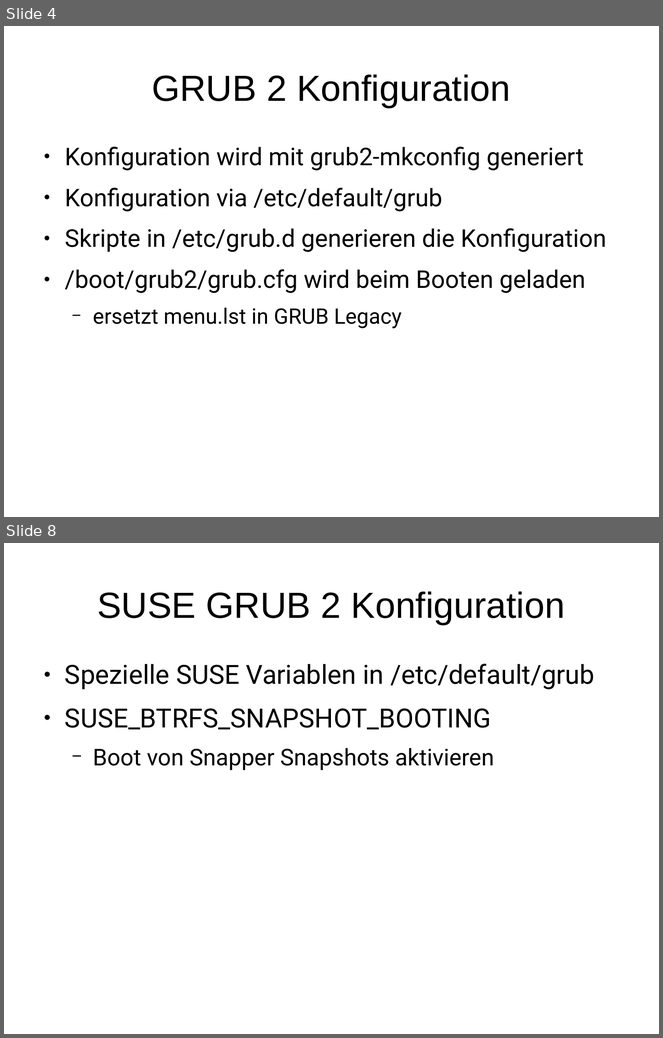
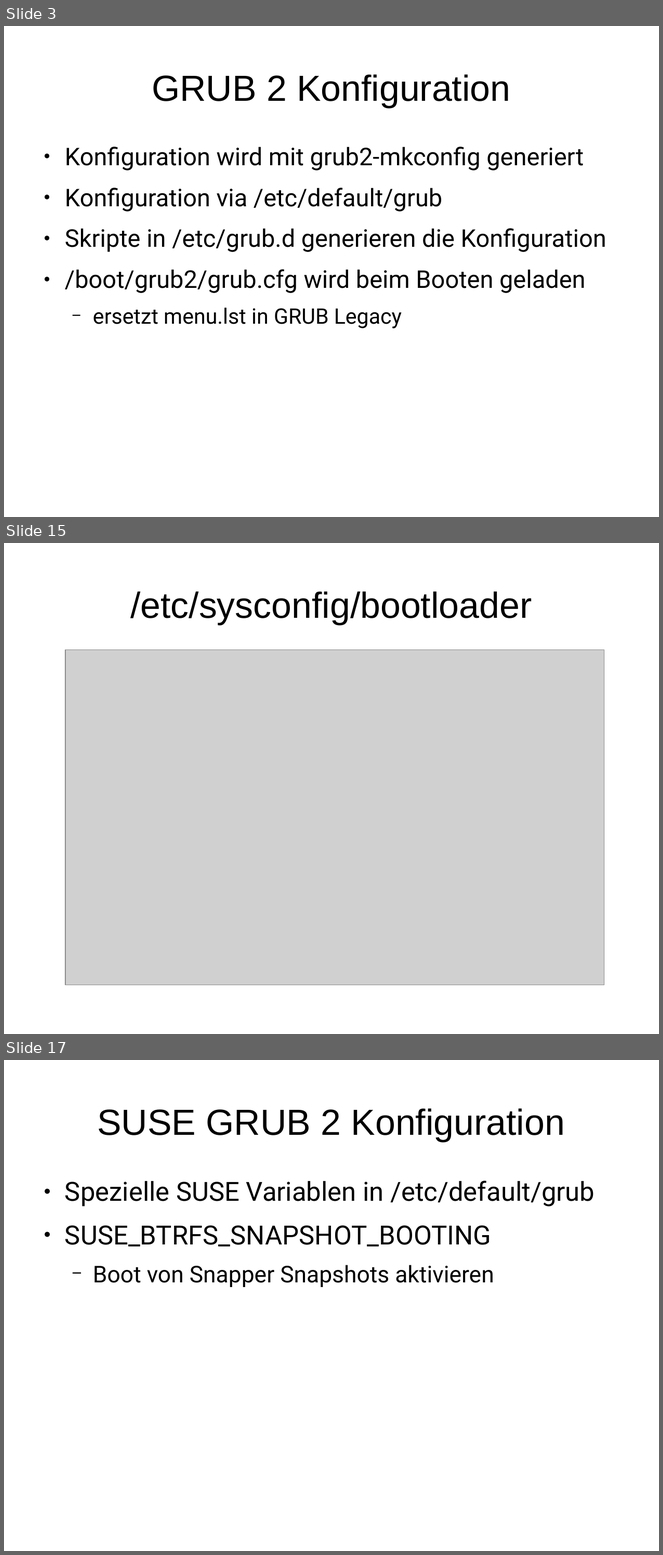
Before and after one commit to adfinis/adsy-trainings, a slide deck: SSA_SUSE-System-Administration/1004_grub2/modul_grub2_1004_01_slides.odp. Shown one above the other, each under a label of ours: slides 4 and 8 before the commit, slides 3, 15 and 17 after it; the slides between them are not shown. The pictures are 663x1038 and 663x1555 pixels, drawn with LibreOffice and Linux fonts; fonts in the diff are those of the drawing; grey boxes stand for pictures. Boxes give left, top, right and bottom in pixels: in the first picture for what was removed or moved away, otherwise in the second. Text is boxed around its words. In the diff, an @@ line names an element or a change of style, - is before the commit and + after.

```diff
--- a/SSA_SUSE-System-Administration/1004_grub2/modul_grub2_1004_01_slides.odp
+++ b/SSA_SUSE-System-Administration/1004_grub2/modul_grub2_1004_01_slides.odp
@@ slide 15 added at (4, 543, 659, 1034), background #FFFFFF @@
@@ title added at (130, 591, 532, 625), 44 pt, text #000000 @@
+/etc/sysconfig/bootloader
@@ picture added at (65, 650, 605, 986) @@
@@ what was slide 4 is now slide 3 @@
@@ what was slide 8 is now slide 17 @@
```
Also in this commit, not shown: 4 slides changed, 15 other slides added, 1 slide removed.
